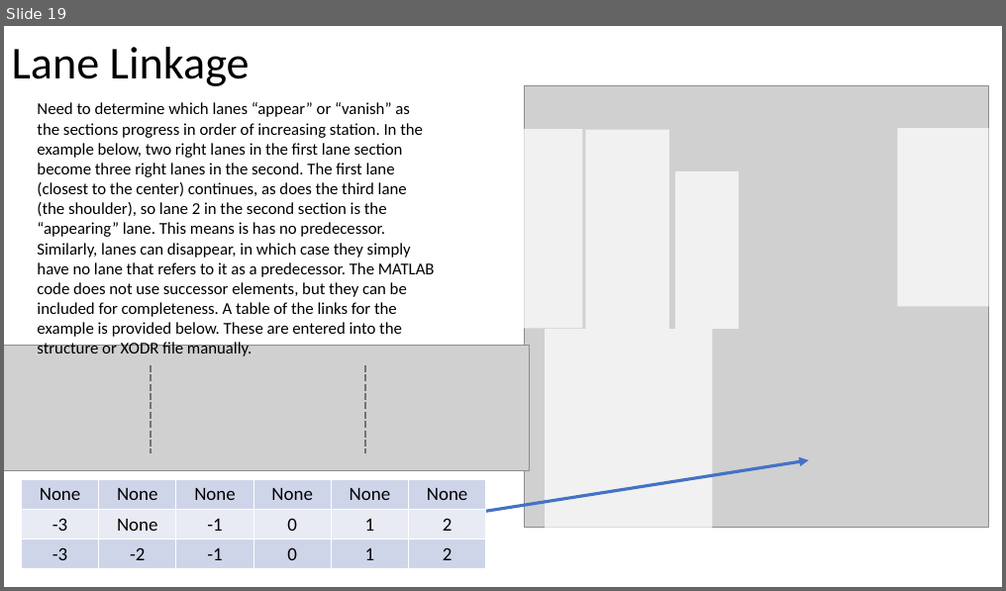
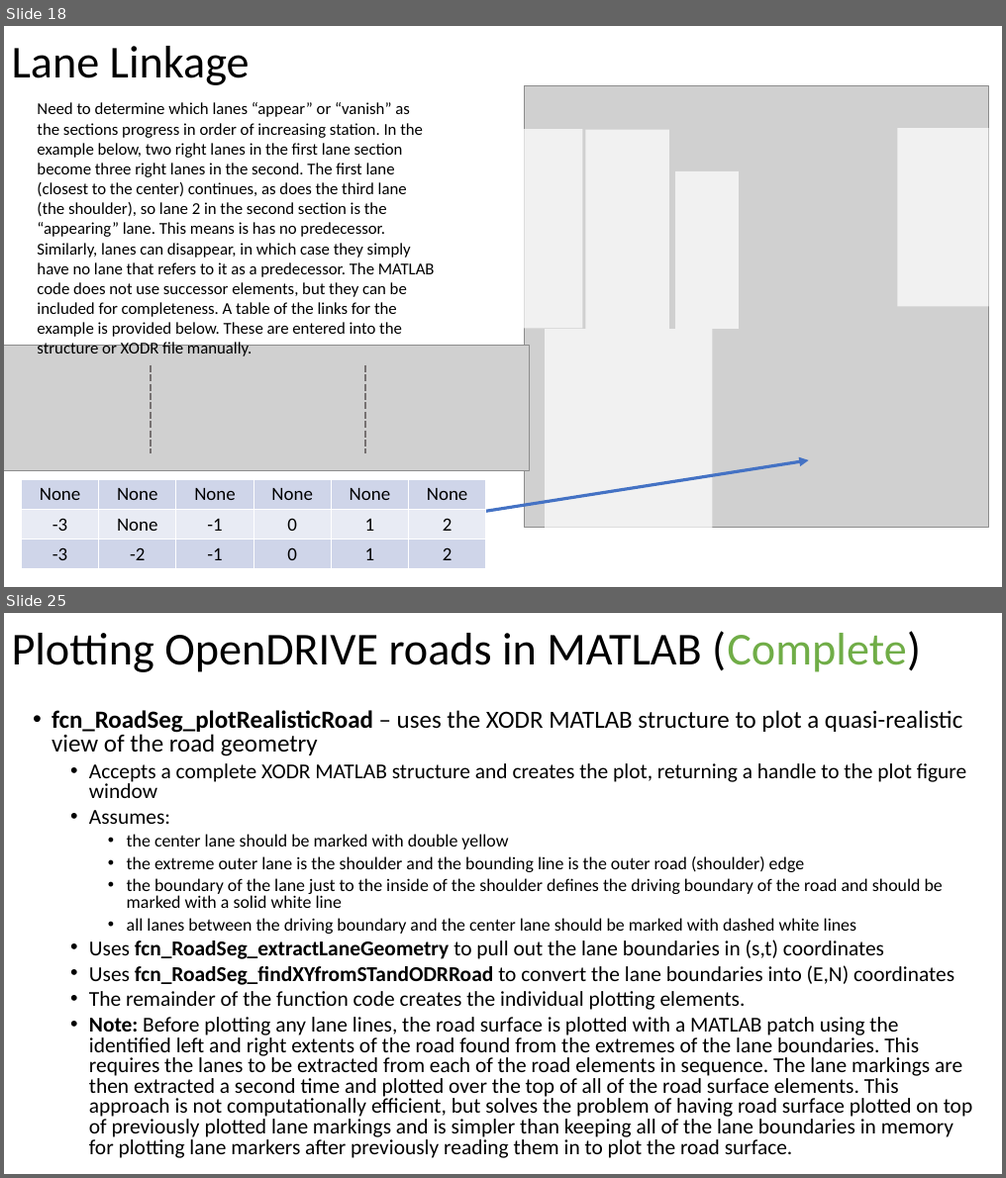
Before and after one commit to ivsg-psu/PathPlanning_MapTools_ParseXODR, a slide deck: Documents/OpenDRIVE-MATLAB.pptx. Shown one above the other, each under a label of ours: slide 19 before the commit, slides 18 and 25 after it; the slides between them are not shown. The pictures are 1006x591 and 1006x1178 pixels, drawn with LibreOffice and Linux fonts; fonts in the diff are those of the drawing; grey boxes stand for pictures. Boxes give left, top, right and bottom in pixels: in the first picture for what was removed or moved away, otherwise in the second. Text is boxed around its words. In the diff, an @@ line names an element or a change of style, - is before the commit and + after.

Commit message:
DOC: added more documentation for the overall library of functions related to conversion, plotting, and handling of OpenDRIVE data structures in MATLAB

```diff
--- a/Documents/OpenDRIVE-MATLAB.pptx
+++ b/Documents/OpenDRIVE-MATLAB.pptx
@@ slide 25 added at [4, 613, 1002, 1174], background #FFFFFF @@
@@ title added at [12, 631, 921, 672], 44 pt, text #000000 @@
+Plotting OpenDRIVE roads in MATLAB (Complete)
@@ text added at [52, 710, 973, 1158], 20.4 pt, text #000000 @@
+• fcn_RoadSeg_plotRealisticRoad – uses the XODR MATLAB structure to plot a quasi-realistic view of the road geometry
+  • Accepts a complete XODR MATLAB structure and creates the plot, returning a handle to the plot figure window
+  • Assumes:
+    • the center lane should be marked with double yellow
+    • the extreme outer lane is the shoulder and the bounding line is the outer road (shoulder) edge
+    • the boundary of the lane just to the inside of the shoulder defines the driving boundary of the road and should be marked with a solid white line
+    • all lanes between the driving boundary and the center lane should be marked with dashed white lines
+  • Uses fcn_RoadSeg_extractLaneGeometry to pull out the lane boundaries in (s,t) coordinates
+  • Uses fcn_RoadSeg_findXYfromSTandODRRoad to convert the lane boundaries into (E,N) coordinates
+  • The remainder of the function code creates the individual plotting elements.
+  • Note: Before plotting any lane lines, the road surface is plotted with a MATLAB patch using the identified left and right extents of the road found from the extremes of the lane boundaries. This requires the lanes to be extracted from each of the road elements in sequence. The lane markings are then extracted a second time and plotted over the top of all of the road surface elements. This approach is not computationally efficient, but solves the problem of having road surface plotted on top of previously plotted lane markings and is simpler than keeping all of the lane boundaries in memory for plotting lane markers after previously reading them in to plot the road surface.
@@ what was slide 19 is now slide 18 @@
```
Also in this commit, not shown: 11 slides changed, 9 other slides added, 3 slides removed, 3 other files.
